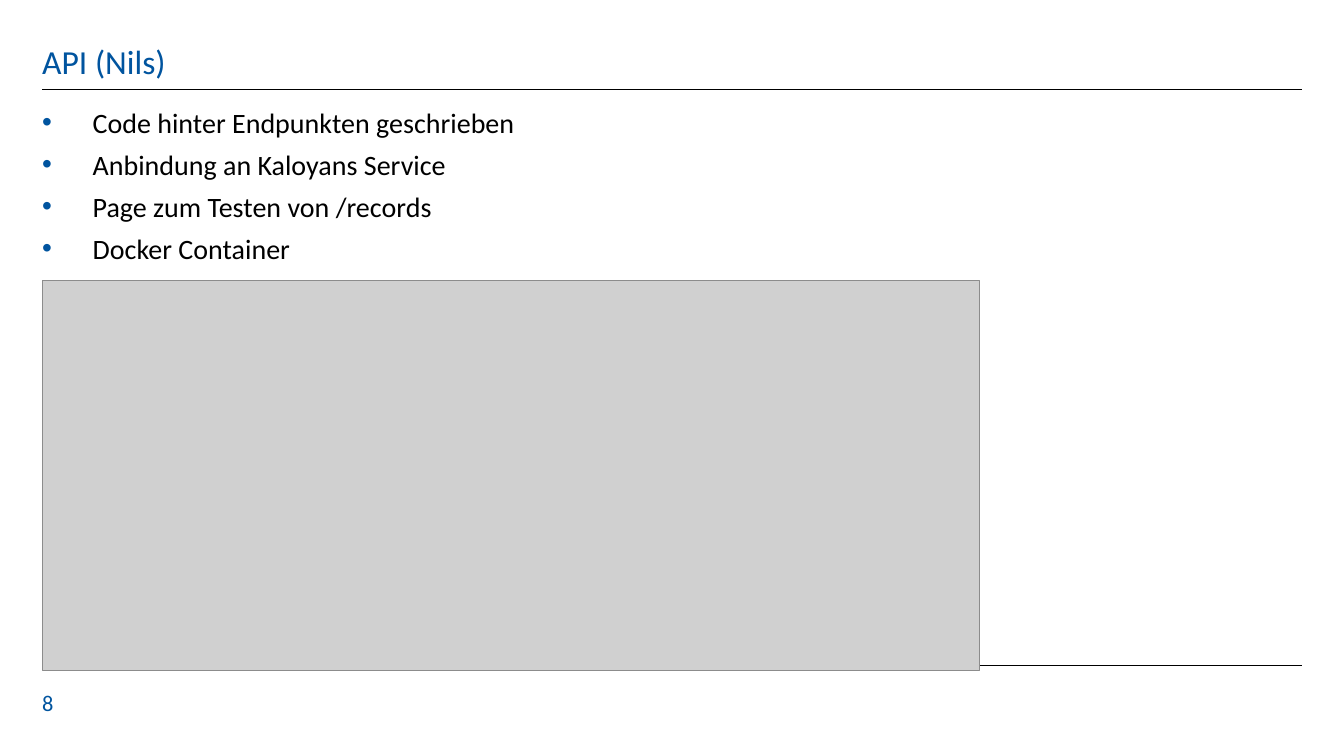
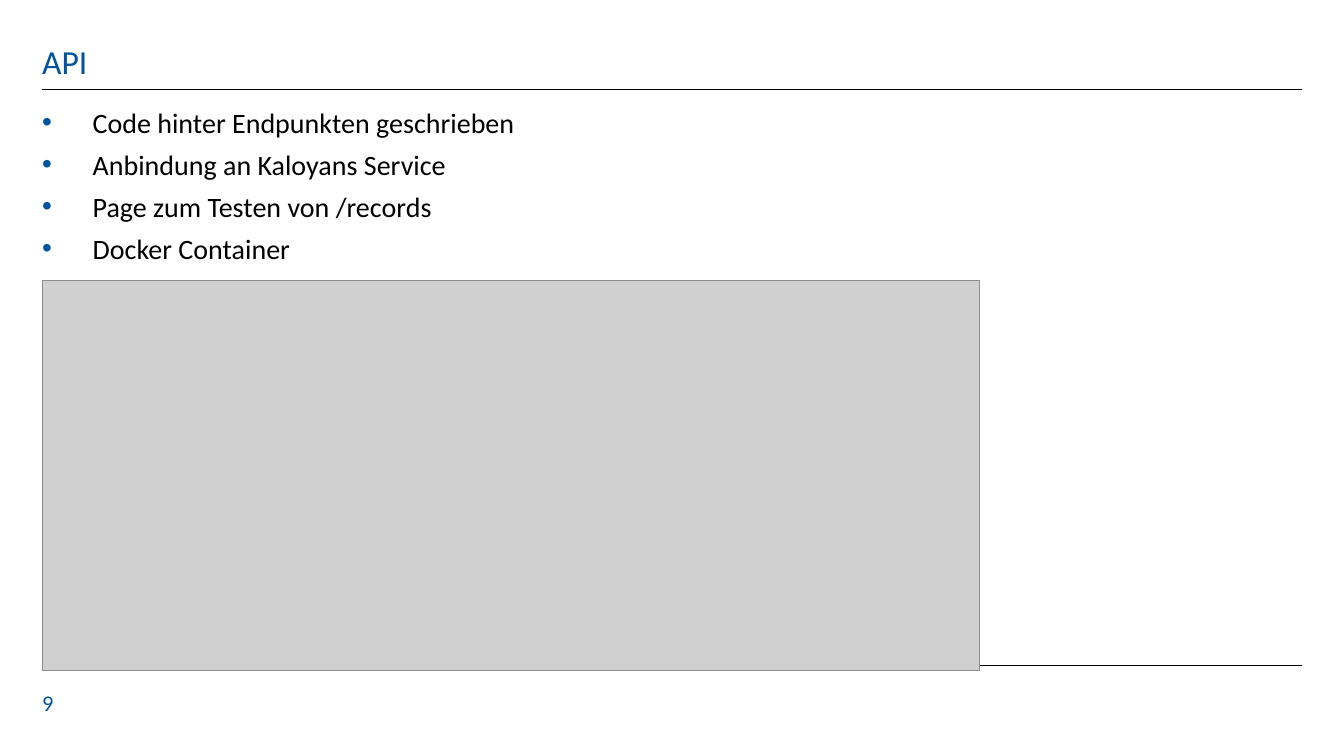
Before and after one commit to KaloyanT/gdis_test_suite, a slide deck: slide 9 of orga/Sprint_4_Presentation(Alpha).pptx (slide 8 before the commit). Drawn at 1344x756 pixels with LibreOffice and Linux fonts; fonts in the diff are those of the drawing; grey boxes stand for pictures; background and template pictures are left out. Boxes give left, top, right and bottom in pixels: in the first picture for what was removed or moved away, otherwise in the second. Text is boxed around its words. In the diff, an @@ line names an element or a change of style, - is before the commit and + after.

```diff
--- a/orga/Sprint_4_Presentation(Alpha).pptx
+++ b/orga/Sprint_4_Presentation(Alpha).pptx
@@ title at [42, 52, 87, 74]: text changed @@
-API (Nils)
+API
@@ page number at [42, 696, 53, 711]: text changed @@
-8
+9
```
Also in this commit, not shown: 1 other slide changed, 1 slide added.
